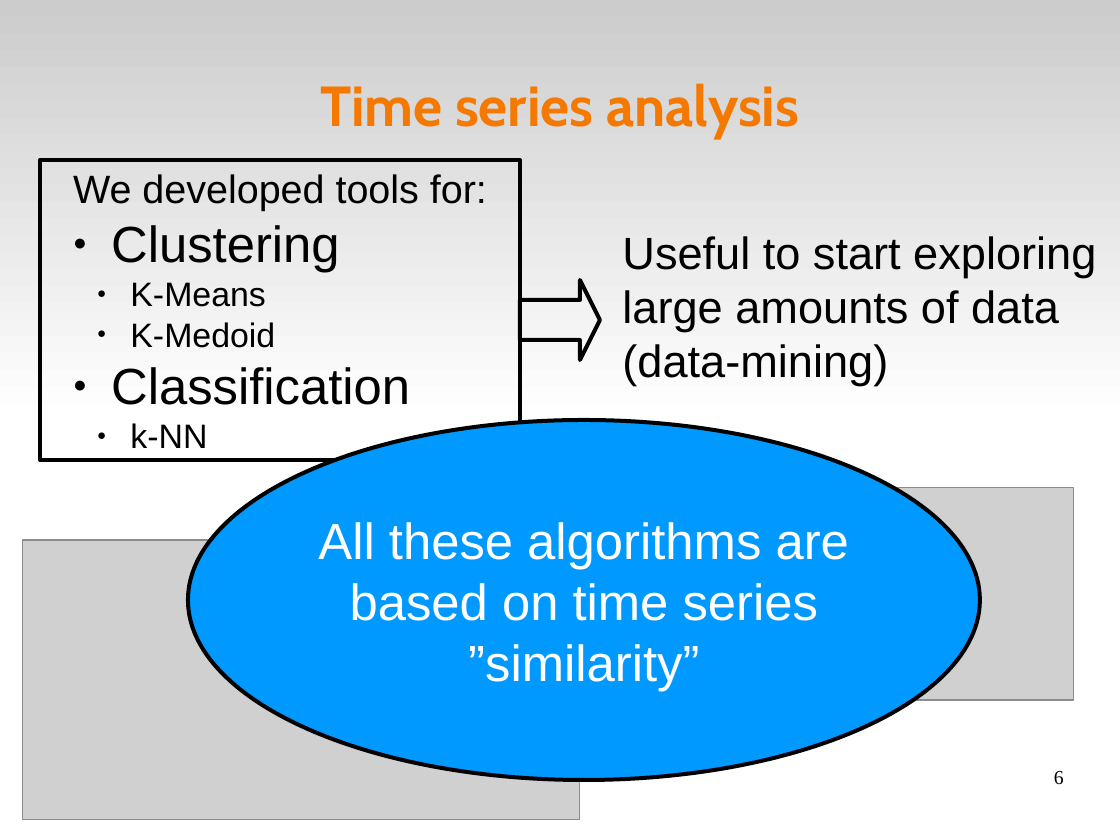
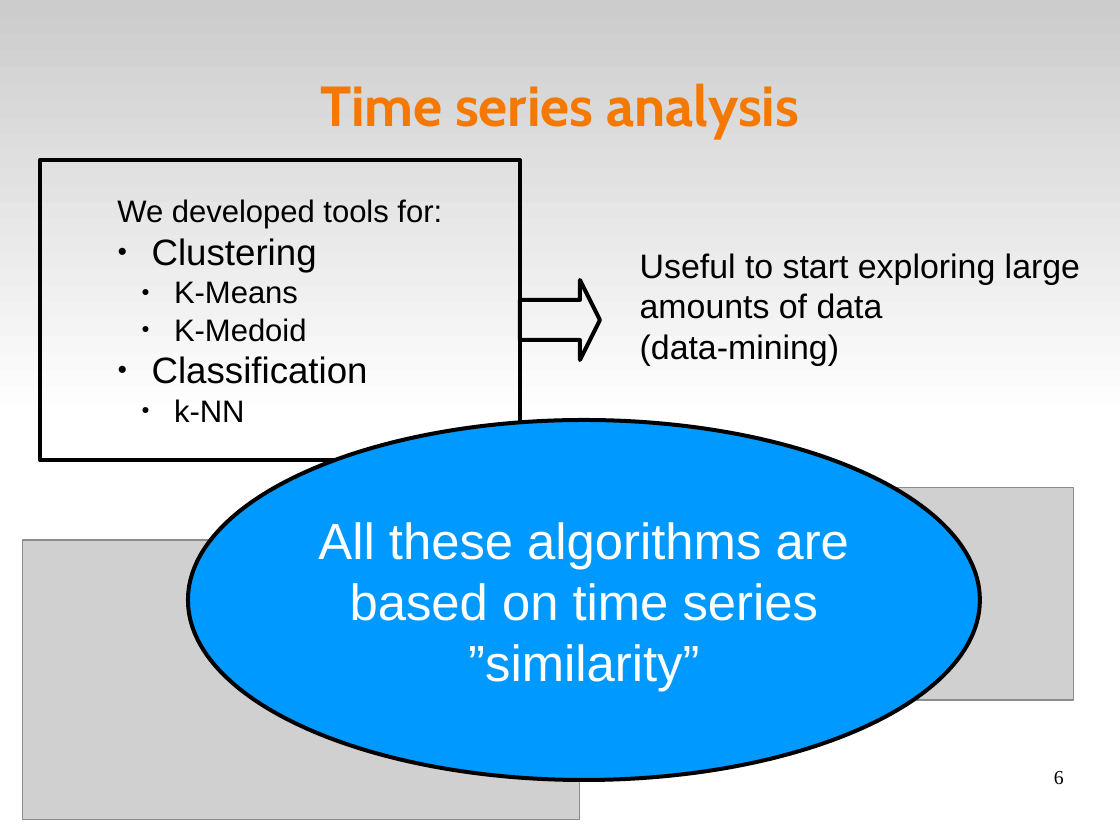
Before and after one commit to volpino/docs-EURAC, a slide deck: slide 6 of presentazione_svizzera.odp. Drawn at 1120x840 pixels with LibreOffice and Linux fonts; fonts in the diff are those of the drawing; grey boxes stand for pictures. Boxes give left, top, right and bottom in pixels: in the first picture for what was removed or moved away, otherwise in the second. Text is boxed around its words. In the diff, an @@ line names an element or a change of style, - is before the commit and + after.

Commit message:
little fixes and A0 format for poster

```diff
--- a/presentazione_svizzera.odp
+++ b/presentazione_svizzera.odp
@@ rectangle "We developed tools for:" at <box>40,160,519,459</box>: size 28 to 22 pt in "We developed tools for:"; size 36 to 26 pt in "Clustering", "Classification"; size 24 to 22 pt in "K-Means", "K-Medoid", "k-NN" @@
@@ text "Useful to start exploring large ...": place and size @@
-text "Useful to start exploring large ..." at <box>622,236,1096,386</box>
+text "Useful to start exploring large ..." at <box>640,253,1080,366</box>
@@ text "Useful to start exploring large ..." at <box>640,253,1080,366</box>: size 32 to 24 pt @@
```
Also in this commit, not shown: 4 other slides changed, 3 other files.
